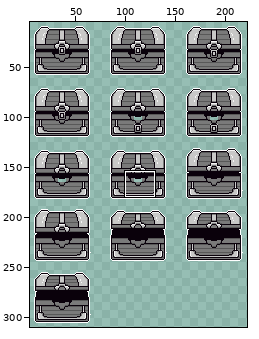
Sprite sheet, stored at Assets/Resources/Props/Sprites/Chest/CHEST.png. The first picture is a wide view before the edit; the outline marks the close-up.
Close-up. The starting point:
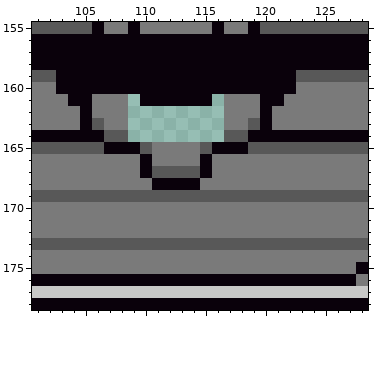
The file is 228x310 pixels. Shown: x 101..128, y 155..178. The wide view leaves out empty margins. The commit also changed other parts of the picture, which this record leaves out.
And afterwards:
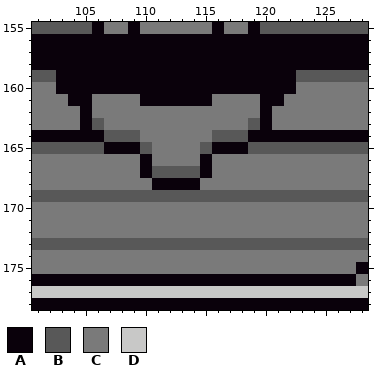
Palette (. is transparent): A #0a010b  B #585858  C #7a7a7a  D #c8c8c7
Edits made:
There is now colour B in row 164 at x 109 and 116.
There is now colour C in row 161 at x 109 and 116; in rows 162 to 163 at x 109 to 116; in row 164 at x 110 to 115.
Pixel boxes of the changes (left, top, right, bottom) in both close-ups:
added: (128, 94, 224, 142)
